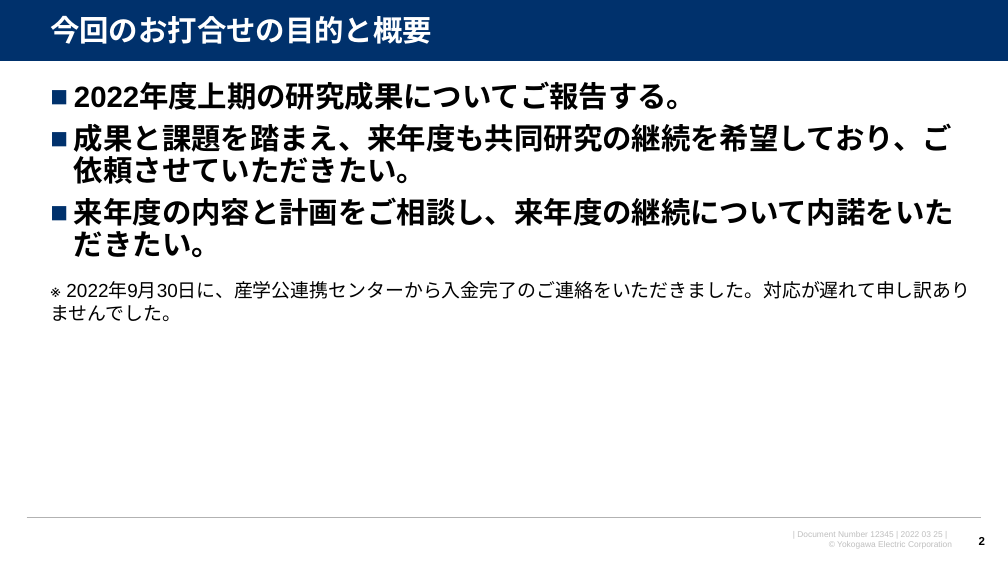
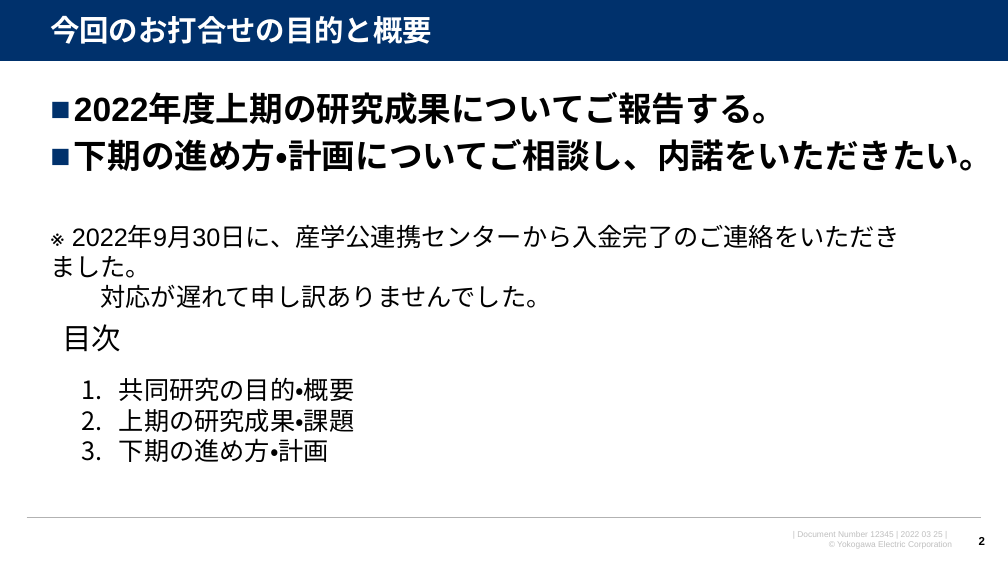
Before and after one commit to watarukumagai-git/opt, a slide deck: slide 2 of joint_res/2210XX_東京都立大安田先生_共同研究打合せ資料_rev.0.pptx. Drawn at 1008x567 pixels with LibreOffice and Linux fonts; fonts in the diff are those of the drawing; background and template pictures are left out. Boxes give left, top, right and bottom in pixels: in the first picture for what was removed or moved away, otherwise in the second. Text is boxed around its words. In the diff, an @@ line names an element or a change of style, - is before the commit and + after.

```diff
--- a/joint_res/2210XX_東京都立大安田先生_共同研究打合せ資料_rev.0.pptx
+++ b/joint_res/2210XX_東京都立大安田先生_共同研究打合せ資料_rev.0.pptx
@@ text "2022年度上期の研究成果についてご報告する。": place and size @@
-text "2022年度上期の研究成果についてご報告する。" at box(74, 84, 954, 258)
+text "2022年度上期の研究成果についてご報告する。" at box(74, 94, 993, 171)
@@ text at box(74, 94, 786, 124): size 28 to 32 pt in "2022年度上期の研究成果についてご報告する。" @@
@@ text at box(74, 139, 993, 171): text changed; size 28 to 32 pt @@
-■ 成果と課題を踏まえ、来年度も共同研究の継続を希望しており、ご依頼させていただきたい。
-■ 来年度の内容と計画をご相談し、来年度の継続について内諾をいただきたい。
+■ 下期の進め方・計画についてご相談し、内諾をいただきたい。
@@ text at box(50, 224, 900, 308): text changed; size 18 to 24 pt @@
-※ 2022年9月30日に、産学公連携センターから入金完了のご連絡をいただきました。対応が遅れて申し訳ありませんでした。
+※ 2022年9月30日に、産学公連携センターから入金完了のご連絡をいただきました。
+対応が遅れて申し訳ありませんでした。
@@ text added at box(63, 324, 122, 352), 28 pt, text #000000 @@
+目次
@@ text added at box(119, 377, 354, 462), 24 pt, text #000000 @@
+1. 共同研究の目的・概要
+2. 上期の研究成果・課題
+3. 下期の進め方・計画
```
Also in this commit, not shown: 6 other slides changed, 1 slide added, 1 slide removed.
